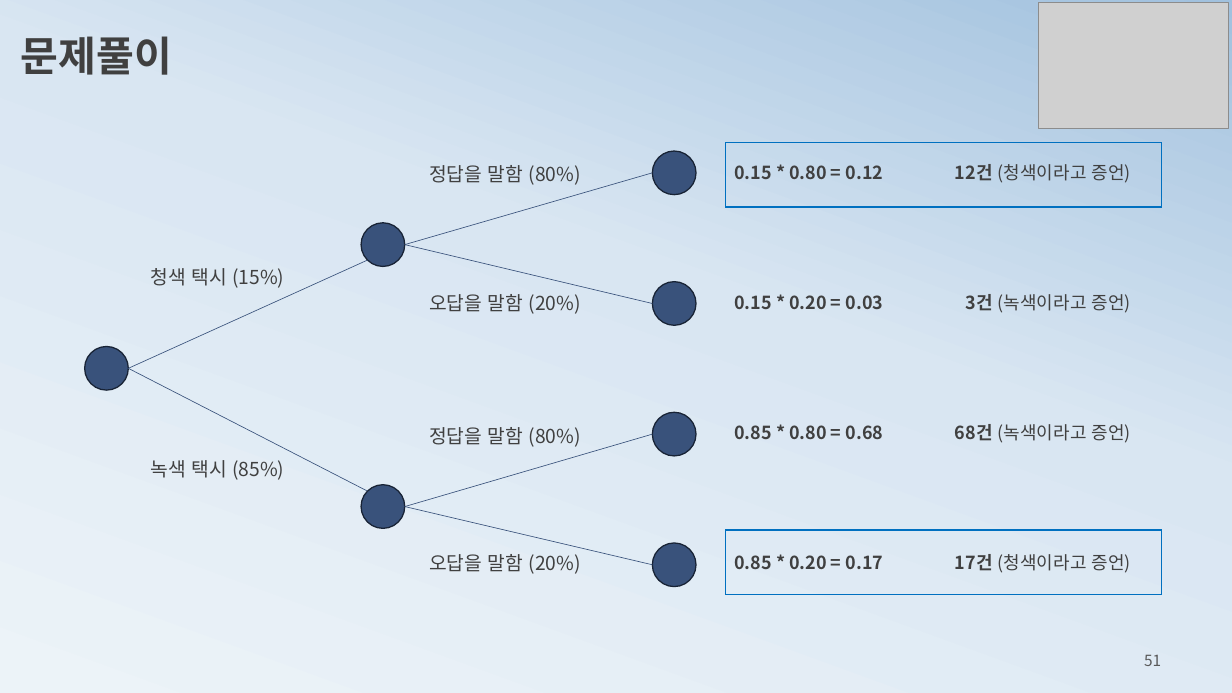
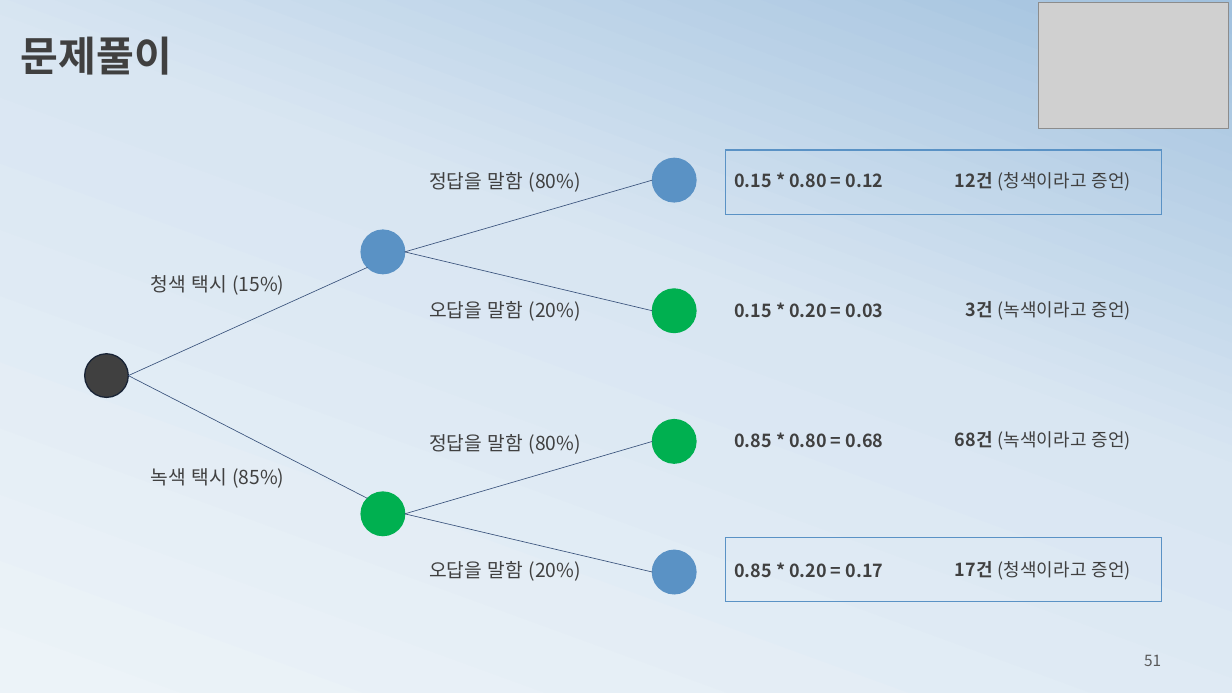
Before and after one commit to ancestor9/mathematics-for-machine-learning, a slide deck: slide 51 of 3_probability theory for machine learning.pptx. Drawn at 1232x693 pixels with LibreOffice and Linux fonts; fonts in the diff are those of the drawing; grey boxes stand for pictures. Boxes give left, top, right and bottom in pixels: in the first picture for what was removed or moved away, otherwise in the second. Text is boxed around its words. In the diff, an @@ line names an element or a change of style, - is before the commit and + after.

```diff
--- a/3_probability theory for machine learning.pptx
+++ b/3_probability theory for machine learning.pptx
@@ fill #39527B to #5A92C5; outline #192436 1 pt to #5A92C5 1 pt in 3 elements at [653,550,696,593], [361,230,405,274], [653,158,696,201] @@
@@ rectangle at [726,150,1162,214]: outline #0070C0 1 pt to #5A92C5 1 pt @@
@@ fill #39527B to #00B050; outline #192436 1 pt to #00B050 1 pt in 3 elements at [361,492,405,535], [653,420,696,463], [653,289,696,333] @@
@@ ellipse at [85,354,128,397]: fill #39527B to #404040 @@
@@ 8 texts, 2 lines, 1 ellipse: place and size @@
-8 texts, 2 lines, 1 ellipse at [405,164,1131,574]
+8 texts, 2 lines, 1 ellipse at [405,172,1131,581]
@@ 6 texts, 6 ellipses, 4 lines, 2 rectangles: place and size @@
-6 texts, 6 ellipses, 4 lines, 2 rectangles at [85,143,1162,595]
+6 texts, 6 ellipses, 4 lines, 2 rectangles at [85,150,1162,603]
@@ rectangle at [726,538,1162,603]: outline #0070C0 1 pt to #5A92C5 1 pt @@
```
Also in this commit, not shown: 3 other slides changed, 1 slide added.
